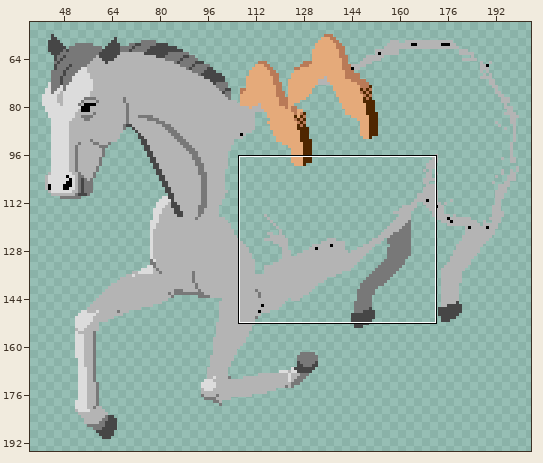
Edited in one commit: pixel-art file (art/title_horse.aseprite). The picture above shows the old version from afar; the outline marks the close-up.
Close-up. Old version:
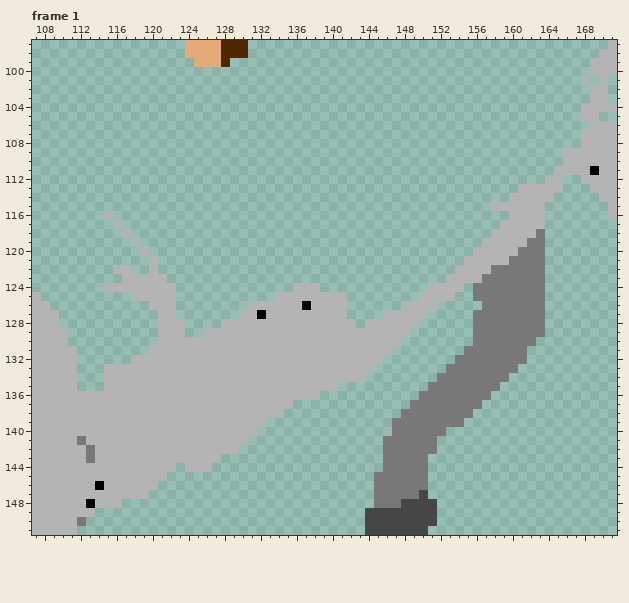
240x240 pixels, 4 frames. Shown: frame 1: x 107..171, y 97..151. The wide view leaves out empty margins. The commit also changed other frames or places, which this record leaves out.
Once edited:
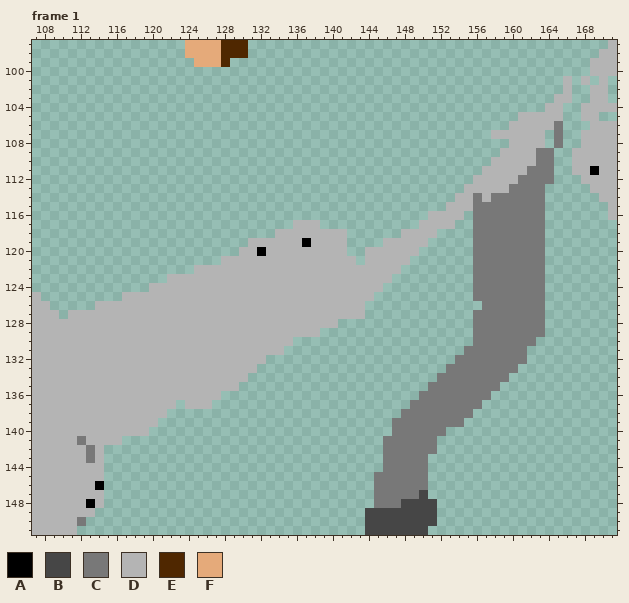
Palette (. is transparent): A #000000  B #464646  C #787878  D #b4b4b4  E #4f2700  F #e5aa7a
Difference:
--- frame 1
@@ x 107..171 @@
 100 ..............................................................DDD
-101 .............................................................D.D.
-102 ..............................................................DD.
-103 ..............................................................DD.
-104 .............................................................DDDD
-105 .............................................................DD..
-106 ..............................................................DDD
-107 .............................................................DDDD
-108 .............................................................DDDD
-109 ...........................................................DDDDDD
-110 ...........................................................DDDDDD
-111 ..........................................................DDDDADD
-112 .........................................................DD..DDDD
-113 ......................................................DDDDD...DDD
-114 .....................................................DDDDD.....DD
-115 ...................................................DDDDDD.......D
-116 ........D............................................DDDD.......D
-117 .........D..........................................DDDDD........
-118 ..........D........................................DDDDDC........
-119 ...........D......................................DDDDDCC........
-120 ............D....................................DDDDDCCC........
-121 .............D..................................DDDDDCCCC........
-122 .........DD..D.................................DDDDCCCCCC........
-123 ..........DDDDD...............................DDDDCCCCCCC........
-124 ........DDDDDDDD.............DDD............DDDD.CCCCCCCC........
-125 D..........DDDDD...........DDDDDDDD........DDDD..CCCCCCCC........
-126 DD...........DDD........DDDDDDADDDD......DDDD.....CCCCCCC........
-127 DDD...........DD.......DDADDDDDDDDD....DDDDD.....CCCCCCCC........
-128 DDD...........DDD....DDDDDDDDDDDDDDD.DDDDDD......CCCCCCCC........
-129 DDDD..........DDD..DDDDDDDDDDDDDDDDDDDDDDD.......CCCCCCCC........
-130 DDDD..........DDDDDDDDDDDDDDDDDDDDDDDDDDD........CCCCCCC.........
-131 DDDDD........DDDDDDDDDDDDDDDDDDDDDDDDDDD........CCCCCCC..........
-132 DDDDD......DDDDDDDDDDDDDDDDDDDDDDDDDDDD........CCCCCCCC..........
-133 DDDDD...DDDDDDDDDDDDDDDDDDDDDDDDDDDDDD........CCCCCCCC...........
-134 DDDDD...DDDDDDDDDDDDDDDDDDDDDDDDDDDDD........CCCCCCCC............
-135 DDDDD...DDDDDDDDDDDDDDDDDDDDDDDDDD..........CCCCCCCC.............
-136 DDDDDDDDDDDDDDDDDDDDDDDDDDDDDDDD...........CCCCCCCC..............
-137 DDDDDDDDDDDDDDDDDDDDDDDDDDDDD.............CCCCCCCC...............
-138 DDDDDDDDDDDDDDDDDDDDDDDDDDDD.............CCCCCCCC................
-139 DDDDDDDDDDDDDDDDDDDDDDDDDD..............CCCCCCCC.................
-140 DDDDDDDDDDDDDDDDDDDDDDDDD...............CCCCCC...................
-141 DDDDDCDDDDDDDDDDDDDDDDDD...............CCCCCC....................
-142 DDDDDDCDDDDDDDDDDDDDDDD................CCCCCC....................
-143 DDDDDDCDDDDDDDDDDDDDD..................CCCCC.....................
-144 DDDDDDDDDDDDDDDD.DDD...................CCCCC.....................
-145 DDDDDDDDDDDDDDD.......................CCCCCC.....................
-146 DDDDDDDADDDDDD........................CCCCCC.....................
-147 DDDDDDDDDDDDD.........................CCCCCB.....................
-148 DDDDDDADDD............................CCCBBBB....................
+101 ...........................................................D.D.D.
+102 ...........................................................D..DD.
+103 ..........................................................DD..DD.
+104 .........................................................DD..DDDD
+105 ......................................................DDDDD..DD..
+106 .....................................................DDDDDC...DDD
+107 ...................................................DDDDDD.C..DDDD
+108 .....................................................DDDD.C..DDDD
+109 ....................................................DDDDCC..DDDDD
+110 ...................................................DDDDDCC..DDDDD
+111 ..................................................DDDDDCCC..DDADD
+112 .................................................DDDDDCCCC...DDDD
+113 ................................................DDDDDCCCC.....DDD
+114 ...............................................DDCDCCCCCC......DD
+115 ..............................................DDDCCCCCCCC.......D
+116 ............................................DDDD.CCCCCCCC.......D
+117 .............................DDD...........DDDD..CCCCCCCC........
+118 ...........................DDDDDDDD......DDDD....CCCCCCCC........
+119 ........................DDDDDDADDDD....DDDDD.....CCCCCCCC........
+120 .......................DDADDDDDDDDD..DDDDDD......CCCCCCCC........
+121 .....................DDDDDDDDDDDDDDD.DDDDD.......CCCCCCCC........
+122 ..................DDDDDDDDDDDDDDDDDDDDDDD........CCCCCCCC........
+123 ...............DDDDDDDDDDDDDDDDDDDDDDDDD.........CCCCCCCC........
+124 .............DDDDDDDDDDDDDDDDDDDDDDDDDD..........CCCCCCCC........
+125 D.........DDDDDDDDDDDDDDDDDDDDDDDDDDDD...........CCCCCCCC........
+126 DD.....DDDDDDDDDDDDDDDDDDDDDDDDDDDDDD.............CCCCCCC........
+127 DDD.DDDDDDDDDDDDDDDDDDDDDDDDDDDDDDDDD............CCCCCCCC........
+128 DDDDDDDDDDDDDDDDDDDDDDDDDDDDDDDDDD...............CCCCCCCC........
+129 DDDDDDDDDDDDDDDDDDDDDDDDDDDDDDDD.................CCCCCCCC........
+130 DDDDDDDDDDDDDDDDDDDDDDDDDDDDD....................CCCCCCC.........
+131 DDDDDDDDDDDDDDDDDDDDDDDDDDDD....................CCCCCCC..........
+132 DDDDDDDDDDDDDDDDDDDDDDDDDD.....................CCCCCCCC..........
+133 DDDDDDDDDDDDDDDDDDDDDDDDD.....................CCCCCCCC...........
+134 DDDDDDDDDDDDDDDDDDDDDDDD.....................CCCCCCCC............
+135 DDDDDDDDDDDDDDDDDDDDDDD.....................CCCCCCCC.............
+136 DDDDDDDDDDDDDDDDDDDDD......................CCCCCCCC..............
+137 DDDDDDDDDDDDDDDD.DDD......................CCCCCCCC...............
+138 DDDDDDDDDDDDDDD..........................CCCCCCCC................
+139 DDDDDDDDDDDDDD..........................CCCCCCCC.................
+140 DDDDDDDDDDDDD...........................CCCCCC...................
+141 DDDDDCDDDD.............................CCCCCC....................
+142 DDDDDDCD...............................CCCCCC....................
+143 DDDDDDCD...............................CCCCC.....................
+144 DDDDDDDD...............................CCCCC.....................
+145 DDDDDDDD..............................CCCCCC.....................
+146 DDDDDDDA..............................CCCCCC.....................
+147 DDDDDDDD..............................CCCCCB.....................
+148 DDDDDDAD..............................CCCBBBB....................
 149 DDDDDDD..............................BBBBBBBB....................
